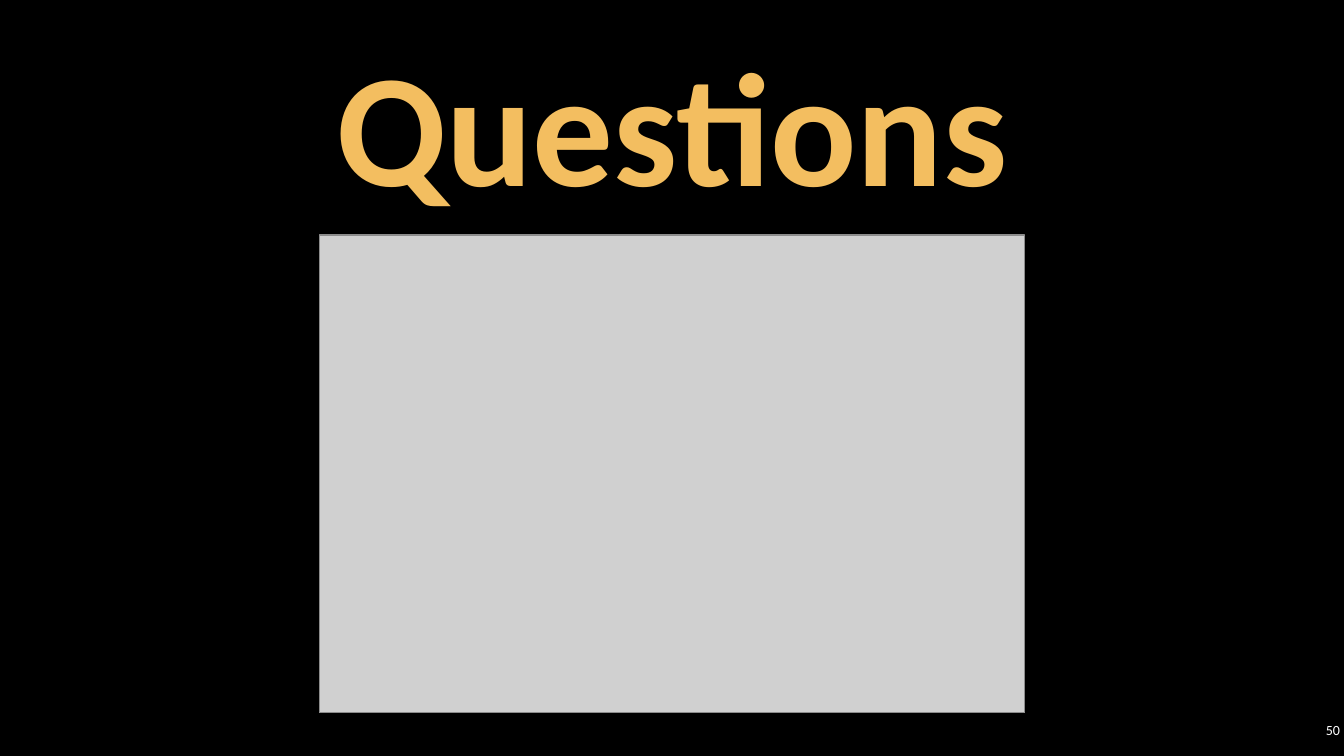
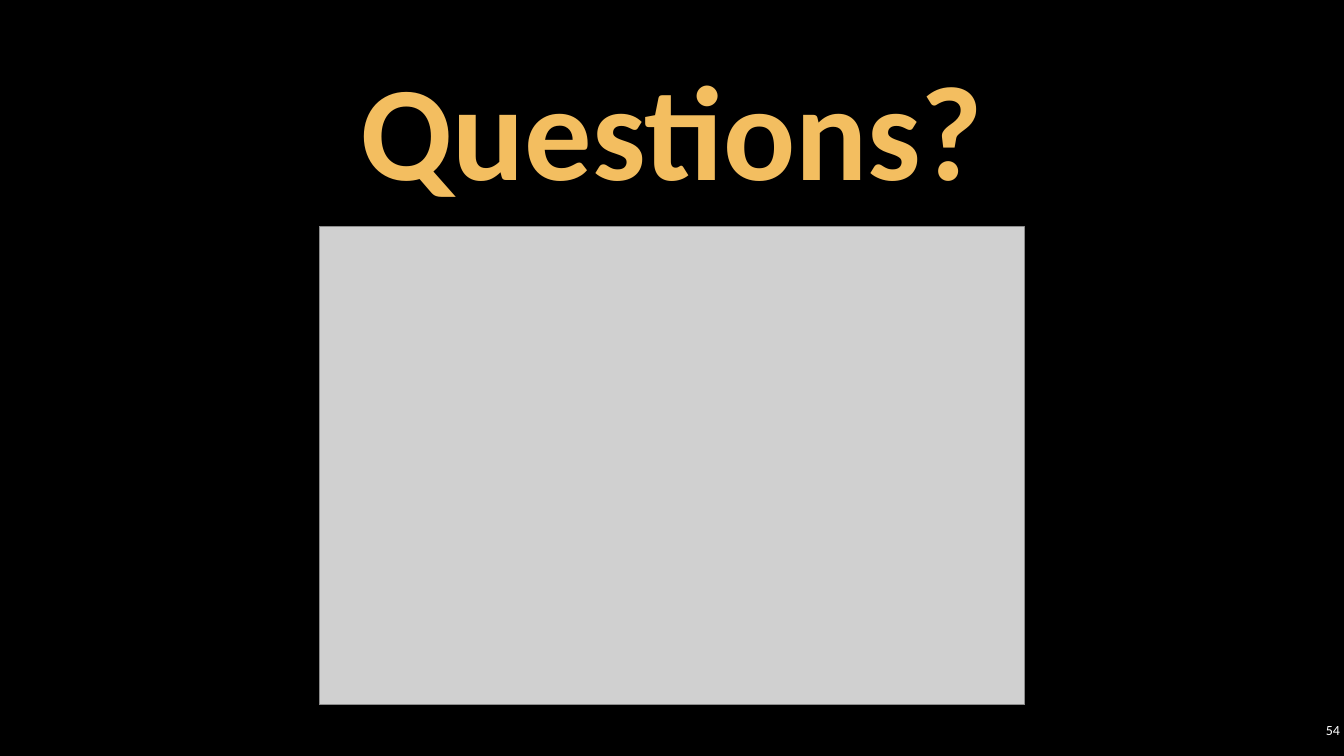
Before and after one commit to NikolayIT/CSharp-New-Features, a slide deck: slide 54 of docs/What is new in CSharp 6.0 and 7.0.pptx (slide 50 before the commit). Drawn at 1344x756 pixels with LibreOffice and Linux fonts; fonts in the diff are those of the drawing; grey boxes stand for pictures; background and template pictures are left out. Boxes give left, top, right and bottom in pixels: in the first picture for what was removed or moved away, otherwise in the second. Text is boxed around its words. In the diff, an @@ line names an element or a change of style, - is before the commit and + after.

```diff
--- a/docs/What is new in CSharp 6.0 and 7.0.pptx
+++ b/docs/What is new in CSharp 6.0 and 7.0.pptx
@@ title at bbox=[360, 85, 983, 197]: text changed; size 115 to 96 pt @@
-Questions
+Questions?
@@ picture: place and size @@
-picture at bbox=[319, 235, 1024, 713]
+picture at bbox=[319, 227, 1024, 705]
@@ page number at bbox=[1326, 726, 1340, 735]: text changed @@
-50
+54
```
Also in this commit, not shown: 4 other slides changed, 4 slides added.
